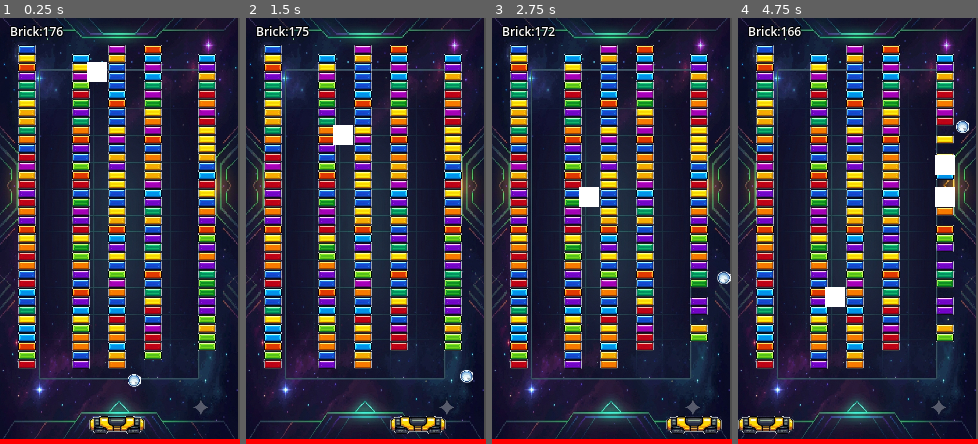
Above: before the commit, frames 1-4 (left to right).
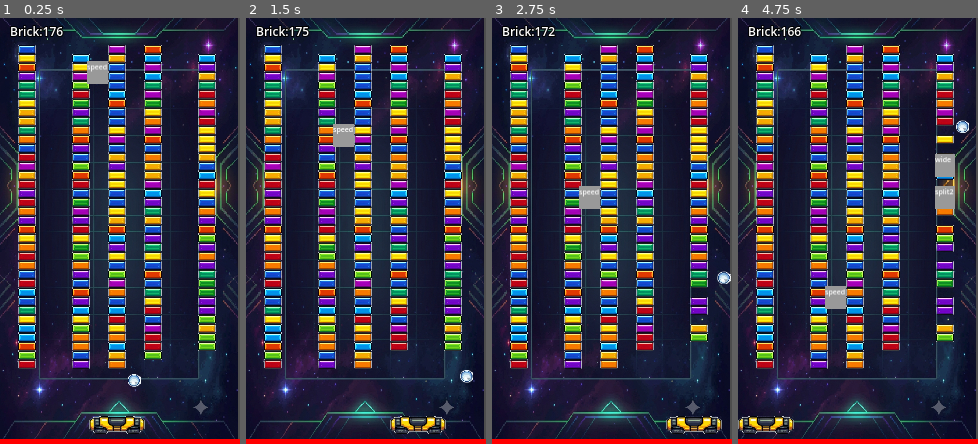
Above: after the commit, the same moments.

Repository: TUSHAR-SHAWw/Godot-Folder
Game: Godot game, scene res://Scenes/game.tscn
The game is run twice, just before and just after one commit, with the same random seed, the same clock (stepped at 60 frames per second) and the same inputs.
Inputs:
- Up to frame 1 (0.25 s): no input
- Up to frame 2 (1.5 s): hold D (right) 0.53-1.28 s; hold A (left) from 1.28 s (still down)
- Up to frame 3 (2.75 s): release A (left) at 2.03 s; hold D (right) from 2.03 s (still down)
- Up to frame 4 (4.75 s): release D (right) at 3.53 s; hold A (left) from 3.53 s (still down)

The runs differ from the first frame. In frame 1, 0.5% of the frame differs, in the area x 36-45%, y 10-16%; in frame 2, 0.5%; in frame 3, 0.5%; in frame 4, 1.4%, in the area x 36-91%, y 31-69%.

Commit message:
BrickPowerups

Diff:
--- a/brick-breaker/Scenes/ball.tscn
+++ b/brick-breaker/Scenes/ball.tscn
@@ -10,7 +10,7 @@
 [sub_resource type="CircleShape2D" id="CircleShape2D_wvhbo"]
 radius = 7.0
 
-[node name="Ball" type="RigidBody2D" unique_id=886404861]
+[node name="Ball" type="RigidBody2D" unique_id=886404861 groups=["ball"]]
 physics_material_override = SubResource("PhysicsMaterial_41u45")
 gravity_scale = 0.0
 can_sleep = false
@@ -30,4 +30,9 @@
 [node name="CollisionShape2D" type="CollisionShape2D" parent="." unique_id=1200568539]
 shape = SubResource("CircleShape2D_wvhbo")
 
+[node name="Debug" type="Label" parent="." unique_id=1660107018]
+visible = false
+offset_right = 40.0
+offset_bottom = 23.0
+
 [connection signal="body_entered" from="." to="." method="_on_body_entered"]
--- a/brick-breaker/Scenes/power_up.tscn
+++ b/brick-breaker/Scenes/power_up.tscn
@@ -5,6 +5,8 @@
 [sub_resource type="RectangleShape2D" id="RectangleShape2D_nk755"]
 
 [sub_resource type="CanvasTexture" id="CanvasTexture_1i23p"]
+
+[sub_resource type="StyleBoxFlat" id="StyleBoxFlat_psa43"]
 
 [node name="PowerUp" type="Area2D" unique_id=1894729193]
 script = ExtResource("1_lbdsv")
@@ -16,4 +18,17 @@
 scale = Vector2(19.999998, 19.999998)
 texture = SubResource("CanvasTexture_1i23p")
 
+[node name="Debug" type="Label" parent="." unique_id=1228452670]
+anchors_preset = 4
+anchor_top = 0.5
+anchor_bottom = 0.5
+offset_left = -10.0
+offset_top = -11.5
+offset_right = 10.0
+offset_bottom = 11.5
+grow_vertical = 2
+theme_override_font_sizes/font_size = 7
+theme_override_styles/normal = SubResource("StyleBoxFlat_psa43")
+text = "Speed"
+
 [connection signal="body_entered" from="." to="." method="_on_body_entered"]
--- a/brick-breaker/Scripts/ball.gd
+++ b/brick-breaker/Scripts/ball.gd
@@ -1,21 +1,67 @@
 class_name Ball
 extends RigidBody2D
 
-var speed:int=100
-var direction:Vector2=Vector2(1,-1)
+@onready var debug: Label = $Debug
+const BallScene = preload("uid://bdr1x3qp6c6o")
 
-# Called when the node enters the scene tree for the first time.
+var speed: int = 100
+var direction: Vector2 = Vector2(1, -1)
+var SpeedPowerTime: float = 10.0
+
+var speed_time_left: float = 0.0
+var speed_powerup_id: int = 0
+
+
 func _ready() -> void:
 	moveBall()
 
-func moveBall()->void:
-	linear_velocity=(direction*speed)
 
-func  _physics_process(delta: float) -> void:
+func moveBall() -> void:
+	linear_velocity = direction * speed
+
+
+func _physics_process(delta: float) -> void:
+	# Keep ball moving at the current speed
 	if linear_velocity.length() > 0:
 		linear_velocity = linear_velocity.normalized() * speed
-	var colliders=get_colliding_bodies()
+
+	# Speed powerup countdown
+	if speed_time_left > 0:
+		speed_time_left -= delta
+		debug.text = "Speed: %.1f sec" % max(speed_time_left, 0.0)
+	else:
+		debug.text = "Speed: OFF"
+
+	# Brick collision
+	var colliders = get_colliding_bodies()
+
 	for collider in colliders:
 		if collider is Brick:
 			Signalbus.emit_tile_hit(collider.position)
 			collider.queue_free()
+
+
+func SpeedPowerup() -> void:
+	print("I am Speed")
+	speed = 200
+	speed_time_left = SpeedPowerTime
+	# Give this powerup activation a unique ID
+	speed_powerup_id += 1
+	var current_id = speed_powerup_id
+	# Start timer
+	await get_tree().create_timer(SpeedPowerTime).timeout
+	# Only the newest powerup is allowed to turn speed off
+	if current_id == speed_powerup_id:
+		speed = 100
+		speed_time_left = 0
+
+func On_powerup(name) -> void:
+	if name=="speed":
+		call_deferred("SpeedPowerup")
+	if name=="split2":
+		call_deferred("Split2Powerup")
+
+func Split2Powerup() -> void:
+	var newball:RigidBody2D=BallScene.instantiate()
+	get_parent().add_child(newball)
+	newball.global_position=global_position
--- a/brick-breaker/Scripts/lavel_base.gd
+++ b/brick-breaker/Scripts/lavel_base.gd
@@ -7,10 +7,11 @@
 const BRICKBASE = preload("uid://b0nya1v3cgehq")
 const GAME_WON = preload("uid://ccmchpcgepm5o")
 const POWER_UP = preload("uid://cp68c2blu5h13")
+@onready var puddle: Puddle = $puddle
 
 func _ready() -> void:
 	Signalbus.Tilehit.connect(on_tile_hit)
-	Signalbus.Powerup.connect(on_power_up)
+	Signalbus.Powerup.connect(On_powerup)
 
 	for i in brick_map.get_used_cells():
 		var pos:Vector2=brick_map.to_global(brick_map.map_to_local(i))
@@ -40,5 +41,9 @@
 	newpowerup.position=pos
 	add_child(newpowerup)
 
-func on_power_up(name)->void:
-	print(name)
+func On_powerup(name)->void:
+	var balls=get_tree().get_nodes_in_group("ball")
+	puddle.On_powerup(name)
+	for ball in balls:
+		if is_instance_valid(ball):
+			ball.On_powerup(name)
--- a/brick-breaker/Scripts/power_up.gd
+++ b/brick-breaker/Scripts/power_up.gd
@@ -3,10 +3,11 @@
 var speed=50
 var Powerups:Array=["wide","split2","speed"]
 var powername
+@onready var debug: Label = $Debug
 # Called when the node enters the scene tree for the first time.
 func _ready() -> void:
 	powername=Powerups.pick_random()
-
+	debug.text=powername
 
 # Called every frame. 'delta' is the elapsed time since the previous frame.
 func _process(delta: float) -> void:
@@ -17,3 +18,5 @@
 func _on_body_entered(body: Node2D) -> void:
 	if body is Puddle:
 		Signalbus.emit_powerup(powername)
+		await get_tree().create_timer(.5).timeout
+		queue_free()
--- a/brick-breaker/Scripts/puddle.gd
+++ b/brick-breaker/Scripts/puddle.gd
@@ -16,8 +16,8 @@
 	direction=0
 
 func _ready() -> void:
-	Signalbus.Powerup.connect(On_powerup)
-#
+	pass
+
 func On_powerup(name):
 	if name == "wide":
 		print("wide is me")
